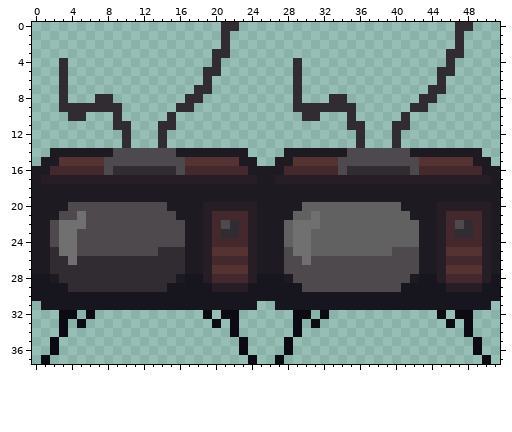
Two states of a pixel-art sprite, assets/images/props/cabin/tv.png. Above is the file before it was changed.
The file is 52x38 pixels. Colours within 5 levels of each other are drawn and written as one.
Once edited:
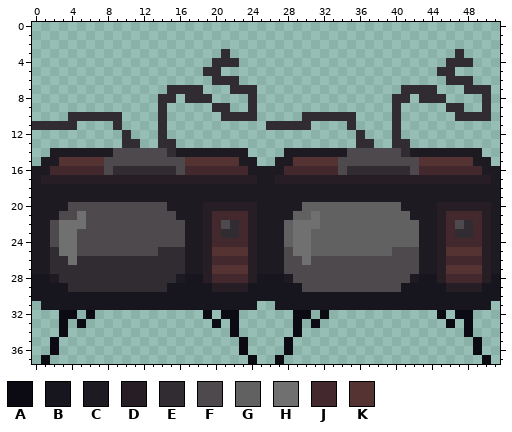
Palette (. is transparent): A #0c0b13  B #17151e  C #1d1b21  D #271d24  E #312c32  F #4e494c  G #626161  H #717070  J #43282e  K #543332
Edits made:
Colour E now appears in row 4 at x 21 to 22 and 47 to 48; in row 6 at x 20 to 22 and 46 to 48; in row 7 at x 15 to 17, 22 to 24, 41 to 43 and 48 to 50; in row 8 at x 14 to 15, 19, 24, 40 to 41, 45 and 50; in row 9 at x 14, 20 to 21, 24, 40, 46 to 47 and 50; in row 10 at x 6 to 8, 14, 21 to 24, 32 to 34, 40 and 47 to 50.
Colour E now appears in row 11 at x 0 to 4 and 26 to 30; in row 13 at x 11, 15, 37 and 41.
The author changed colour F to colour E in row 14 at x 15 and 41.
Colour E is removed in row 0 at x 21 to 22 and 47 to 48; in rows 1 to 2 at x 21 and 47; in row 3 at x 20 and 46; in rows 4 to 5 at x 3 and 29; in rows 6 to 7 at x 3, 19, 29 and 45; in row 8 at x 3, 7 to 8, 29 and 33 to 34.
Colour E is removed in row 9 at x 3 to 9, 16 to 17, 29 to 35 and 42 to 43; in row 10 at x 15 and 41; in row 11 at x 10, 15, 36 and 41.
